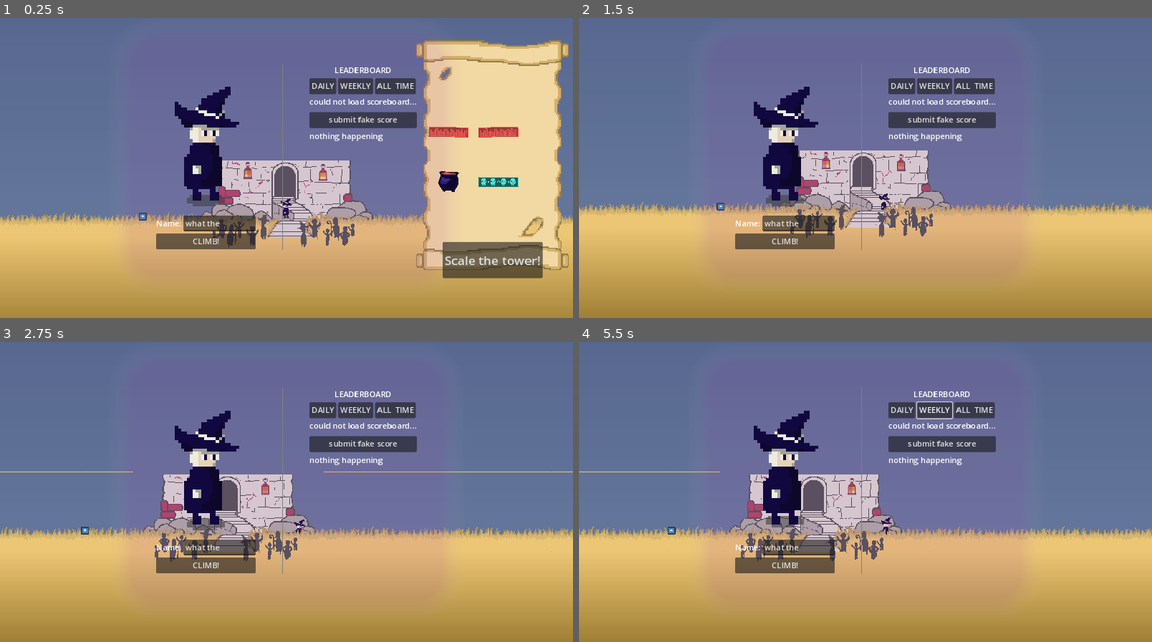
Above: before the commit, frames 1-4 (two rows, left to right).
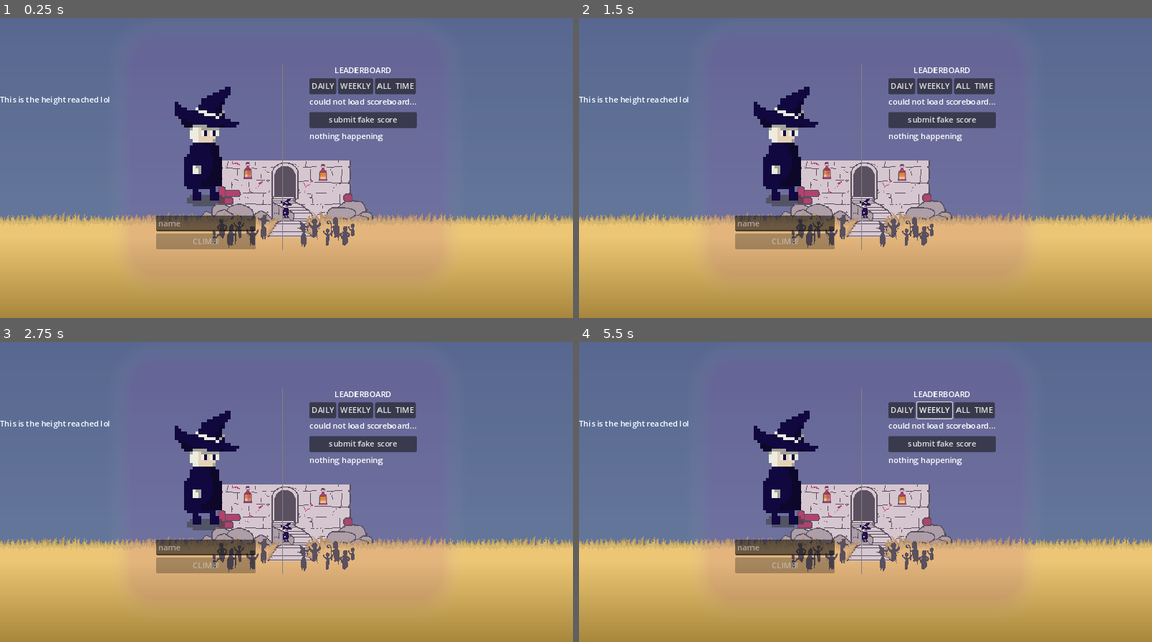
Above: after the commit, the same moments.

Repository: dicemaster5/Summon2Scale
Game: Godot game, scene res://scenes/main.tscn
Two runs of this game, one before a commit and one after it. Both use one fixed random seed, a clock stepped at 60 frames per second and the inputs below. The engine's default icon, where the game draws it, is replaced by a stand-in: a white triangle on a blue panel in a dark square.
Inputs (mouse positions are in pixels of both pictures, inside the frame that each line leads up to):
- Up to frame 1 (0.25 s): no input
- Up to frame 2 (1.5 s): click (1071, 261) at 0.5 s, where only the run before the commit has a clickable "Scale the tower!"; move the mouse to (991, 141) at 1.27 s; hold D (move_right) from 1.28 s (still down); click (991, 141) at 1.35 s
- Up to frame 3 (2.75 s): tap Space (jump) at 1.52 s; release D (move_right) at 2 s; drag from (171, 498) to (257, 546) at 2.02 s
- Up to frame 4 (5.5 s): move the mouse to (922, 411) at 2.77 s; hold A (move_left) 2.78-3.5 s; click (922, 411) at 2.85 s; drag from (836, 546) to (693, 432) at 3.52 s; move the mouse to (1037, 528) at 4.27 s; hold D (move_right) 4.28-5 s; click (1037, 528) at 4.35 s; tap Space (jump) at 4.52 s; drag from (693, 432) to (699, 531) at 5.02 s

The runs differ from the first frame. In frame 1, 20% of the frame differs, in the area x 0-100%, y 7-87%; in frame 2, 8.5%; in frame 3, 11%; in frame 4, 11%.

Commit message:
Game modes now functioninign :fire:

Diff:
--- a/scenes/countdowntimer.tscn
+++ b/scenes/countdowntimer.tscn
@@ -14,9 +14,8 @@
 watch_hand = NodePath("TextureRect/WatchHand")
 
 [node name="Timer" type="Timer" parent="."]
-wait_time = 130.0
+wait_time = 60.0
 one_shot = true
-autostart = true
 
 [node name="TextureRect" type="TextureRect" parent="."]
 layout_mode = 1
@@ -42,7 +41,7 @@
 theme_override_colors/font_color = Color(1, 1, 1, 1)
 theme_override_fonts/font = ExtResource("2_37ol4")
 theme_override_font_sizes/font_size = 25
-text = "02:00:00"
+text = "01:00:00"
 horizontal_alignment = 3
 
 [node name="WatchHand" type="TextureRect" parent="TextureRect"]
--- a/scenes/main.tscn
+++ b/scenes/main.tscn
@@ -1,12 +1,11 @@
-[gd_scene load_steps=40 format=3 uid="uid://dqjwfb7v30oht"]
+[gd_scene load_steps=39 format=3 uid="uid://dqjwfb7v30oht"]
 
 [ext_resource type="Script" path="res://systems/follow_cam.gd" id="1_k2bgo"]
 [ext_resource type="Texture2D" uid="uid://fd10ymbmrxc2" path="res://assets/tower/Tower Base-1.png(1).png" id="1_s1gq3"]
 [ext_resource type="PackedScene" uid="uid://k3xhnojhg2vg" path="res://scenes/player.tscn" id="1_ucno6"]
 [ext_resource type="PackedScene" uid="uid://cv6onxigv60s7" path="res://scenes/mainmenu.tscn" id="2_3djux"]
-[ext_resource type="Texture2D" uid="uid://dxi2g8qel7o4i" path="res://icon.svg" id="3_6yly4"]
+[ext_resource type="Script" path="res://systems/ui_manager.gd" id="3_0wqh7"]
 [ext_resource type="PackedScene" uid="uid://d3tiwo8ub427f" path="res://scenes/tutorialmenu.tscn" id="3_rtmu4"]
-[ext_resource type="Script" path="res://systems/win_area.gd" id="4_2l6c1"]
 [ext_resource type="Script" path="res://scenes/block_container_area.gd" id="5_qduty"]
 [ext_resource type="PackedScene" uid="uid://b2qeydgwpvtr2" path="res://scenes/winscreen.tscn" id="5_yanaa"]
 [ext_resource type="Texture2D" uid="uid://dg664vyrc1lpl" path="res://assets/tower/ground_infinit extension.png" id="6_cg67q"]
@@ -30,6 +29,7 @@
 [ext_resource type="PackedScene" path="res://assets/real_blocks/square_hat.tscn" id="20_81kgl"]
 [ext_resource type="PackedScene" path="res://assets/real_blocks/square_hourglass.tscn" id="21_fh6l5"]
 [ext_resource type="PackedScene" path="res://assets/real_blocks/square_tower.tscn" id="22_kdmlc"]
+[ext_resource type="PackedScene" uid="uid://spa6knrjc32h" path="res://scenes/countdowntimer.tscn" id="24_6ap04"]
 
 [sub_resource type="Gradient" id="Gradient_mjvv7"]
 colors = PackedColorArray(0.0776302, 0.102834, 0.327013, 1, 0.421007, 0.493041, 0.631455, 1)
@@ -53,8 +53,6 @@
 [sub_resource type="GradientTexture2D" id="GradientTexture2D_gmbwd"]
 gradient = SubResource("Gradient_10xlx")
 fill_to = Vector2(0, 1)
-
-[sub_resource type="RectangleShape2D" id="RectangleShape2D_pidno"]
 
 [sub_resource type="RectangleShape2D" id="RectangleShape2D_073lb"]
 size = Vector2(258, 3902.5)
@@ -82,7 +80,13 @@
 follow_target = NodePath("../Player")
 move_speed = 800.0
 
-[node name="UserInterfaceManager" type="CanvasLayer" parent="."]
+[node name="UserInterfaceManager" type="CanvasLayer" parent="." node_paths=PackedStringArray("game_timer", "build_screen", "main_menu", "tutorial_menu", "end_menu")]
+script = ExtResource("3_0wqh7")
+game_timer = NodePath("GameTimer")
+build_screen = NodePath("Buildscreen")
+main_menu = NodePath("Main Menu")
+tutorial_menu = NodePath("tutorial menu")
+end_menu = NodePath("EndMenu")
 
 [node name="Main Menu" parent="UserInterfaceManager" node_paths=PackedStringArray("menu_tutorial") instance=ExtResource("2_3djux")]
 size_flags_horizontal = 4
@@ -98,6 +102,7 @@
 size_flags_horizontal = 4
 
 [node name="Buildscreen" type="Node2D" parent="UserInterfaceManager"]
+visible = false
 
 [node name="Cursor" type="Node2D" parent="UserInterfaceManager/Buildscreen" node_paths=PackedStringArray("block_container_area", "placed_block_container")]
 script = ExtResource("8_a2omg")
@@ -134,25 +139,38 @@
 [node name="Position 4" type="Node2D" parent="UserInterfaceManager/Buildscreen/BlockContainerArea"]
 position = Vector2(50, 50)
 
-[node name="ScaleTowerButton" type="Button" parent="UserInterfaceManager" node_paths=PackedStringArray("buildscreen")]
+[node name="ScaleTowerButton" type="Button" parent="UserInterfaceManager/Buildscreen" node_paths=PackedStringArray("buildscreen")]
 anchors_preset = 6
 anchor_left = 1.0
 anchor_top = 0.5
 anchor_right = 1.0
 anchor_bottom = 0.5
-offset_left = -259.0
-offset_top = 171.0
-offset_right = -61.0
-offset_bottom = 244.0
+offset_left = 890.0
+offset_top = 495.0
+offset_right = 1091.0
+offset_bottom = 568.0
 grow_horizontal = 0
 grow_vertical = 2
 theme_override_font_sizes/font_size = 25
 text = "Scale the tower!"
 script = ExtResource("11_ip2vg")
-buildscreen = NodePath("../Buildscreen")
-
-[node name="Player" parent="." instance=ExtResource("1_ucno6")]
+buildscreen = NodePath("..")
+
+[node name="GameTimer" parent="UserInterfaceManager" instance=ExtResource("24_6ap04")]
+visible = false
+
+[node name="EndMenu" parent="UserInterfaceManager" instance=ExtResource("5_yanaa")]
+visible = false
+
+[node name="Label" type="Label" parent="UserInterfaceManager"]
+offset_top = 197.0
+offset_right = 221.0
+offset_bottom = 220.0
+text = "This is the height reached lol"
+
+[node name="Player" parent="." node_paths=PackedStringArray("height_label") instance=ExtResource("1_ucno6")]
 position = Vector2(0, 107.295)
+height_label = NodePath("../UserInterfaceManager/Label")
 
 [node name="Floor" type="StaticBody2D" parent="."]
 position = Vector2(0, 132)
@@ -196,19 +214,6 @@
 scale = Vector2(-1, 1)
 texture = ExtResource("8_w0b8g")
 
-[node name="WinArea" type="Area2D" parent="." node_paths=PackedStringArray("ui_canvas")]
-position = Vector2(-289, 120)
-script = ExtResource("4_2l6c1")
-win_screen_scene = ExtResource("5_yanaa")
-ui_canvas = NodePath("../UserInterfaceManager")
-
-[node name="CollisionShape2D" type="CollisionShape2D" parent="WinArea"]
-shape = SubResource("RectangleShape2D_pidno")
-
-[node name="Sprite2D" type="Sprite2D" parent="WinArea"]
-scale = Vector2(0.125, 0.125)
-texture = ExtResource("3_6yly4")
-
 [node name="TowerArea" type="Area2D" parent="."]
 position = Vector2(0, -165)
 script = ExtResource("13_163k7")
@@ -221,4 +226,3 @@
 
 [connection signal="body_entered" from="UserInterfaceManager/Buildscreen/Cursor/CursorArea" to="UserInterfaceManager/Buildscreen/Cursor" method="_on_cursor_area_body_entered"]
 [connection signal="body_exited" from="UserInterfaceManager/Buildscreen/Cursor/CursorArea" to="UserInterfaceManager/Buildscreen/Cursor" method="_on_cursor_area_body_exited"]
-[connection signal="body_entered" from="WinArea" to="WinArea" method="_on_body_entered"]
--- a/scenes/mainmenu.tscn
+++ b/scenes/mainmenu.tscn
@@ -122,13 +122,14 @@
 layout_mode = 2
 
 [node name="Label" type="Label" parent="PanelContainer/HBoxContainer/CenterContainer/VBoxContainer/HBoxContainer"]
+visible = false
 layout_mode = 2
 text = "Name:"
 
 [node name="LineEdit" type="LineEdit" parent="PanelContainer/HBoxContainer/CenterContainer/VBoxContainer/HBoxContainer"]
 layout_mode = 2
 size_flags_horizontal = 3
-text = "what the"
+placeholder_text = "name"
 max_length = 20
 
 [node name="Play Button" type="Button" parent="PanelContainer/HBoxContainer/CenterContainer/VBoxContainer"]
@@ -142,69 +143,3 @@
 
 [node name="Scoreboard" parent="PanelContainer/HBoxContainer" instance=ExtResource("1_gs2js")]
 layout_mode = 2
-
-[node name="Control" type="Control" parent="."]
-anchors_preset = 0
-offset_left = -134.0
-offset_top = 344.0
-offset_right = -94.0
-offset_bottom = 384.0
-
-[node name="HBoxContainer" type="HBoxContainer" parent="Control"]
-layout_mode = 2
-offset_left = 248.0
-offset_top = 408.0
-offset_right = 582.0
-offset_bottom = 439.0
-
-[node name="Label" type="Label" parent="Control/HBoxContainer"]
-layout_mode = 2
-text = "DIFFICULTY"
-
-[node name="CheckBox" type="CheckBox" parent="Control/HBoxContainer"]
-layout_mode = 2
-button_pressed = true
-text = "EASY"
-
-[node name="CheckBox2" type="CheckBox" parent="Control/HBoxContainer"]
-layout_mode = 2
-disabled = true
-text = "MEDIUM"
-
-[node name="CheckBox3" type="CheckBox" parent="Control/HBoxContainer"]
-layout_mode = 2
-disabled = true
-text = "HARD"
-
-[node name="Button" type="Button" parent="Control"]
-layout_mode = 2
-offset_left = 248.0
-offset_top = 443.0
-offset_right = 582.0
-offset_bottom = 474.0
-text = "PLAY RANDOM SEED"
-
-[node name="HBoxContainer2" type="HBoxContainer" parent="Control"]
-layout_mode = 2
-offset_left = 248.0
-offset_top = 478.0
-offset_right = 582.0
-offset_bottom = 509.0
-
-[node name="Button" type="Button" parent="Control/HBoxContainer2"]
-layout_mode = 2
-disabled = true
-text = "PLAY SEED"
-
-[node name="TextEdit" type="TextEdit" parent="Control/HBoxContainer2"]
-layout_mode = 2
-size_flags_horizontal = 3
-editable = false
-
-[node name="Button2" type="Button" parent="Control"]
-layout_mode = 2
-offset_left = 248.0
-offset_top = 513.0
-offset_right = 582.0
-offset_bottom = 544.0
-text = "QUIT"
--- a/systems/Timer.gd
+++ b/systems/Timer.gd
@@ -1,29 +1,36 @@
 
-extends Control
+class_name GameTimer extends Control
 @export var timer: Timer
 @export var label: Label
 @export var watch_hand: Control
 
 # Called when the node enters the scene tree for the first time.
 func _ready() -> void:
+	timer.timeout.connect(end_game)
 	pass # Replace with function body.
 
 
 # Called every frame. 'delta' is the elapsed time since the previous frame.
 func _process(delta: float) -> void:
 
-	print(timer.time_left)
+	if timer.is_stopped(): return
+
 	var minutes = int(timer.time_left/60)
 	var seconds = int(timer.time_left-(minutes*60))
 	var centiseconds = 100*timer.time_left-((minutes*60)*100)-(seconds*100)
 
-	if minutes < 1:
-		label.add_theme_color_override("font_color", Color(1,0,0))
+	# if minutes < 1:
+	# 	label.add_theme_color_override("font_color", Color(1,0,0))
+	# else:
+	# 	label.add_theme_color_override("font_color", Color(1,1,1))
+
 
 	label.text = "%02d:%02d:%02d" % [minutes, seconds, centiseconds]
 
 	watch_hand.rotation_degrees = -360 * timer.time_left/timer.wait_time
 
+func end_game() -> void:
+	Globals.change_gamemode(Globals.GAMEMODE.FINISHED)
 
 func start_timer() -> void:
 	timer.start()
--- a/systems/follow_cam.gd
+++ b/systems/follow_cam.gd
@@ -34,8 +34,8 @@
 
 # camera drag
 func _input(event):
-	if Globals.current_gamemode != Globals.GAMEMODE.BUILDER:
-		return
+	if Globals.current_gamemode != Globals.GAMEMODE.BUILDER: return
+
 	if event is InputEventMouseButton and event.button_index == MOUSE_BUTTON_RIGHT:
 		if event.is_pressed():
 			dragging = true
@@ -43,5 +43,4 @@
 			dragging = false
 	elif event is InputEventMouseMotion and dragging:
 		var diff = event.screen_relative
-		print(diff)
 		position = position - diff
--- a/systems/globals.gd
+++ b/systems/globals.gd
@@ -7,18 +7,16 @@
 	FINISHED,
 }
 
-var current_gamemode: GAMEMODE = GAMEMODE.BUILDER
+var current_gamemode: GAMEMODE = GAMEMODE.START
 
 signal block_clicked
 signal gamemode_changed
 
-var we_are_in_a_menu: bool = true
 var mouse_in_tower_area: bool = false
 
 # Called when the node enters the scene tree for the first time.
 func _ready() -> void:
 	pass # Replace with function body.
-
 
 # Called every frame. 'delta' is the elapsed time since the previous frame.
 func _process(delta: float) -> void:
--- a/systems/player.gd
+++ b/systems/player.gd
@@ -8,6 +8,8 @@
 
 @onready var animator: AnimatedSprite2D = $AnimatedSprite2D
 @onready var coyote_timer: Timer = $CoyoteTimer
+
+@export var height_label: Label
 
 var gravity_value: float = ProjectSettings.get_setting("physics/2d/default_gravity")
 var player_gravity: Vector2
@@ -37,6 +39,8 @@
 	current_height = global_position.y
 	if current_height <  max_height_reached:
 		max_height_reached = current_height
+		print("max!!!! - ",max_height_reached)
+		height_label.text = "%.2f - meters" %[max_height_reached]
 
 func _physics_process(delta: float) -> void:
 	if Globals.current_gamemode != Globals.GAMEMODE.PLAYER: return
--- a/systems/tutorialmenu.gd
+++ b/systems/tutorialmenu.gd
@@ -8,7 +8,6 @@
 func _ready() -> void:
 	timer.timeout.connect(self._start_game)
 	button_skip.pressed.connect(self._start_game)
-	pass # Replace with function body.
 
 func start_timer() -> void:
 	timer.start()
@@ -16,13 +15,11 @@
 # Called every frame. 'delta' is the elapsed time since the previous frame.
 func _process(delta: float) -> void:
 	time_label.text = "%d s" % timer.time_left
-	pass
 
 func _start_game():
+	Globals.change_gamemode(Globals.GAMEMODE.BUILDER)
 	# this may be fired twice (if timer skipped)
 	if timer.time_left > 0:
 		timer.stop()
 	# start game here (timer etc)
 	visible = false
-	Globals.we_are_in_a_menu = false
-	pass
--- /dev/null
+++ b/systems/ui_manager.gd
@@ -0,0 +1,36 @@
+extends CanvasLayer
+
+@export var game_timer: GameTimer
+@export var build_screen: Node2D
+@export var main_menu: Control
+@export var tutorial_menu: Control
+@export var end_menu: Control
+
+# Called when the node enters the scene tree for the first time.
+func _ready() -> void:
+	Globals.gamemode_changed.connect(gamemode_check)
+	pass # Replace with function body.
+
+
+# Called every frame. 'delta' is the elapsed time since the previous frame.
+func _process(delta: float) -> void:
+	pass
+
+func gamemode_check(new_gamemode: Globals.GAMEMODE) -> void:
+	match new_gamemode:
+		Globals.GAMEMODE.START:
+			pass
+		Globals.GAMEMODE.BUILDER:
+			build_screen.show()
+			game_timer.show()
+			game_timer.start_timer()
+			pass
+		Globals.GAMEMODE.PLAYER:
+			build_screen.hide()
+			pass
+		Globals.GAMEMODE.FINISHED:
+			end_menu.show()
+			pass
+		_:
+			pass
+	pass
Not shown: 1 places in scenes/countdowntimer.tscn that only renumber resources
Not shown: 1 places in scenes/mainmenu.tscn that only renumber resources
